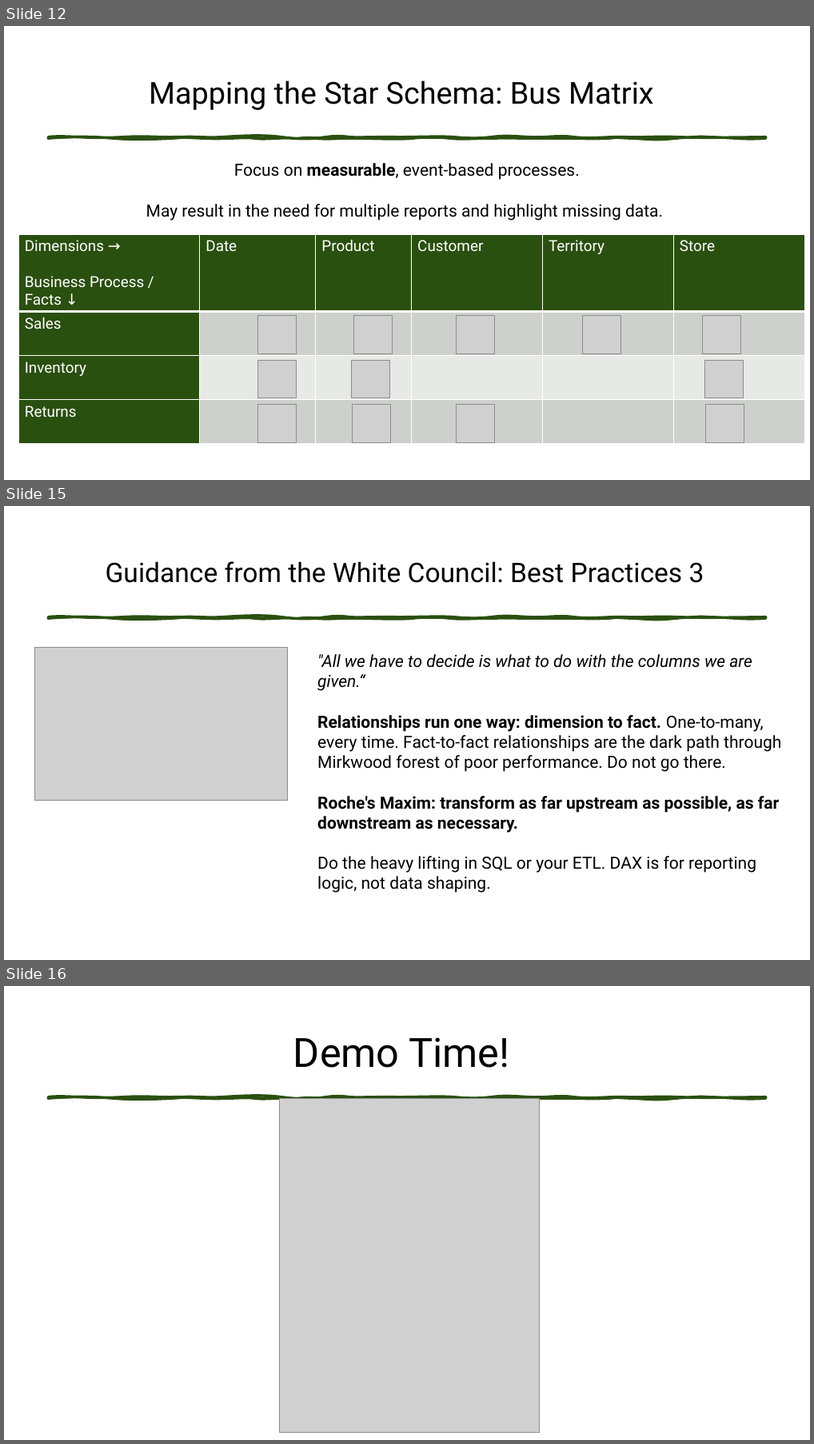
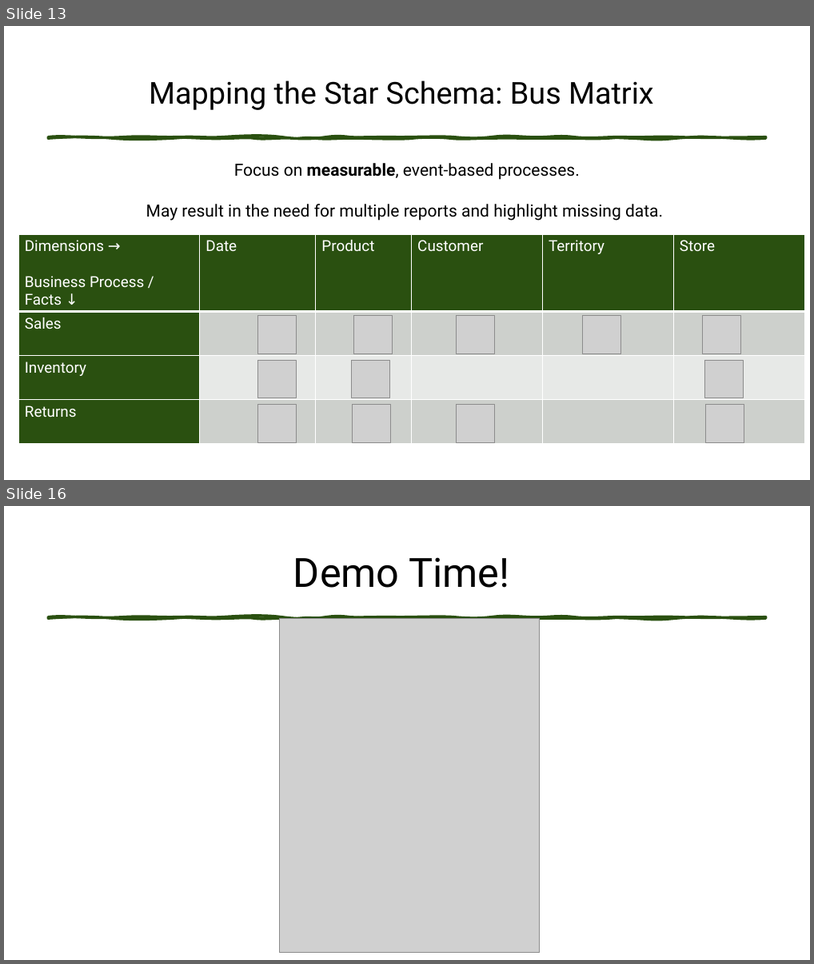
Before and after one commit to Anytsirk12/DataOnWheels, a slide deck: Presentations/Fellowship of the Star Schema/The Fellowship of the Star Schema Transforming OLTP Data for Power BI.pptx. Shown one above the other, each under a label of ours: slides 12, 15 and 16 before the commit, slides 13 and 16 after it; the slides between them are not shown. The pictures are 814x1444 and 814x964 pixels, drawn with LibreOffice and Linux fonts; fonts in the diff are those of the drawing; grey boxes stand for pictures. Boxes give left, top, right and bottom in pixels: in the first picture for what was removed or moved away, otherwise in the second. Text is boxed around its words. In the diff, an @@ line names an element or a change of style, - is before the commit and + after.

```diff
--- a/Presentations/Fellowship of the Star Schema/The Fellowship of the Star Schema Transforming OLTP Data for Power BI.pptx
+++ b/Presentations/Fellowship of the Star Schema/The Fellowship of the Star Schema Transforming OLTP Data for Power BI.pptx
@@ slide 15 removed at [4,506,810,960], background #FFFFFF @@
@@ title removed at [106,561,705,583] @@
-Guidance from the White Council: Best Practices 3
@@ freeform shape removed at [48,616,766,618] @@
@@ picture removed at [35,648,288,800] @@
@@ text removed at [318,654,782,892] @@
-"All we have to decide is what to do with the columns we are given.“
-Relationships run one way: dimension to fact. One-to-many, every time. Fact-to-fact relationships are the dark path through Mirkwood forest of poor performance. Do not go there.
-Roche's Maxim: transform as far upstream as possible, as far downstream as necessary.
-Do the heavy lifting in SQL or your ETL. DAX is for reporting logic, not data shaping.
@@ what was slide 12 is now slide 13 @@
```
Also in this commit, not shown: 10 slides changed, 4 slides added, 2 other slides removed, 3 other files.
